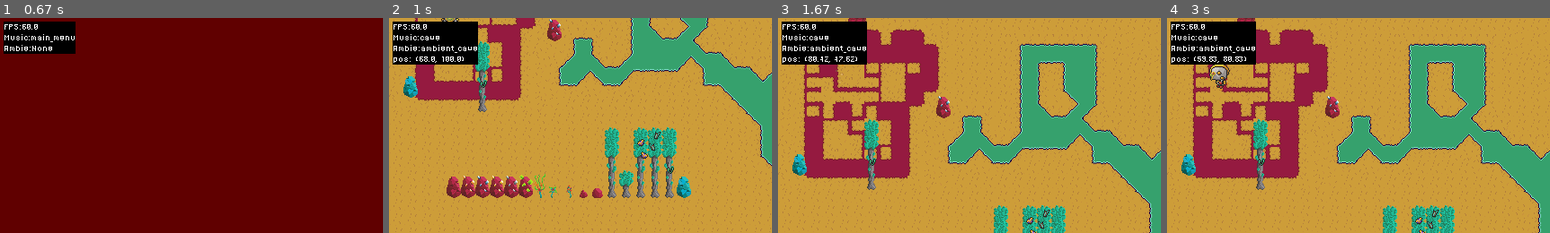
Above: before the commit, frames 1-4 (left to right).
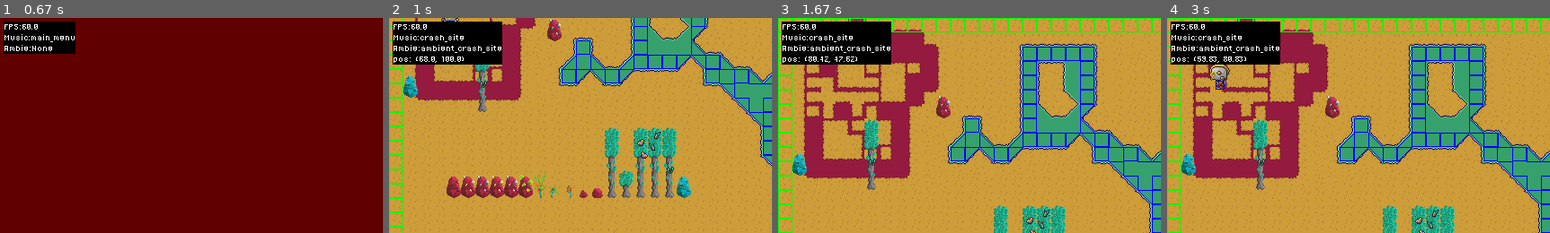
Above: after the commit, the same moments.

Repository: VantaTree/ChronoPilots
Game: pygame game, started from main.py
The game is run twice, just before and just after one commit, with the same random seed, the same clock (stepped at 60 frames per second) and the same inputs.
Inputs:
- Up to frame 1 (0.67 s): click "START" at 0.38 s
- Up to frame 2 (1 s): tap Esc at 0.67 s
- Up to frame 3 (1.67 s): hold W 1-1.47 s; hold D from 1.5 s (still down)
- Up to frame 4 (3 s): release D at 1.97 s; hold A 2-2.53 s; hold S 2.57-2.87 s; hold A from 2.9 s (still down)

Frame 1 is identical in both runs. In frame 2, 3.6% of the frame differs, in the area x 0-100%, y 0-100%; in frame 3, 5.4%; in frame 4, 5.5%.

Commit message:
added water tile collision debug

Diff:
--- a/data/map/bug_test.tmx
+++ b/data/map/bug_test.tmx
@@ -100,20 +100,20 @@
   <object id="66" gid="147" x="112" y="464" width="32" height="32"/>
   <object id="67" gid="148" x="160" y="464" width="32" height="32"/>
  </objectgroup>
- <layer id="1" name="collision" width="32" height="32" visible="0">
+ <layer id="1" name="collision" width="32" height="32">
   <data encoding="csv">
 122,122,122,122,122,122,122,122,122,122,122,122,122,122,122,122,122,122,122,122,122,122,122,122,122,122,122,122,122,122,122,122,
 122,121,121,121,121,121,121,121,121,121,121,121,121,121,121,121,121,121,121,121,121,121,121,121,121,121,121,121,121,121,121,122,
 122,121,121,121,121,121,121,121,121,121,121,121,121,121,121,121,121,123,123,123,123,123,121,121,121,121,121,121,121,121,121,122,
-122,121,121,121,121,121,121,121,121,121,121,121,121,121,121,121,121,123,121,121,123,123,121,121,121,121,121,121,121,121,121,122,
-122,121,121,121,121,121,121,121,121,121,121,121,121,121,121,121,121,123,121,121,123,123,121,121,121,121,121,121,121,121,121,122,
-122,121,121,121,121,121,121,121,121,121,121,121,121,121,121,121,121,123,121,121,128,123,121,121,121,121,121,121,121,121,121,122,
-122,121,121,121,121,121,121,121,121,121,121,121,121,121,121,121,121,123,126,121,125,127,121,121,121,121,121,121,121,121,121,122,
-122,121,121,121,121,121,121,121,121,121,121,121,121,123,121,121,121,123,123,123,123,126,121,121,121,121,121,121,121,121,121,122,
-122,121,121,121,121,121,121,121,121,121,121,121,125,123,126,121,125,123,123,123,127,128,123,126,121,121,121,121,121,121,121,122,
-122,121,121,121,121,121,121,121,121,121,121,121,123,127,128,123,127,121,121,121,121,121,123,123,123,126,125,123,123,121,121,122,
-122,121,121,121,121,121,121,121,121,121,121,121,121,121,121,121,121,121,121,121,121,121,121,128,123,123,123,127,121,121,121,122,
-122,121,121,121,121,121,121,121,121,121,121,121,121,121,121,121,121,121,121,121,121,121,121,121,128,123,123,121,121,121,121,122,
+122,121,121,121,121,121,121,121,121,121,121,121,121,121,121,121,121,123,121,121,121,123,121,121,121,121,121,121,121,121,121,122,
+122,121,121,121,121,121,121,121,121,121,121,121,121,121,121,121,121,123,121,121,121,123,121,121,121,121,121,121,121,121,121,122,
+122,121,121,121,121,121,121,121,121,121,121,121,121,121,121,121,121,123,121,121,121,123,121,121,121,121,121,121,121,121,121,122,
+122,121,121,121,121,121,121,121,121,121,121,121,121,121,121,121,121,123,121,121,121,127,121,121,121,121,121,121,121,121,121,122,
+122,121,121,121,121,121,121,121,121,121,121,121,121,123,121,121,121,123,121,121,121,126,121,121,121,121,121,121,121,121,121,122,
+122,121,121,121,121,121,121,121,121,121,121,121,125,121,126,121,125,123,123,123,127,128,123,126,121,121,121,121,121,121,121,122,
+122,121,121,121,121,121,121,121,121,121,121,121,123,127,128,123,127,121,121,121,121,121,123,121,123,126,125,123,123,121,121,122,
+122,121,121,121,121,121,121,121,121,121,121,121,121,121,121,121,121,121,121,121,121,121,121,128,121,121,121,127,121,121,121,122,
+122,121,121,121,121,121,121,121,121,121,121,121,121,121,121,121,121,121,121,121,121,121,121,121,128,121,123,121,121,121,121,122,
 122,121,121,121,121,121,121,121,121,121,121,121,121,121,121,121,121,121,121,121,121,121,121,121,121,128,123,121,121,121,121,122,
 122,121,121,121,121,121,121,121,121,121,121,121,121,121,121,121,121,121,121,121,121,121,121,121,121,121,123,126,121,121,121,122,
 122,121,121,121,121,121,121,121,121,121,121,121,121,121,121,121,121,121,121,121,121,121,121,121,121,121,123,123,121,121,121,122,
--- a/modules/game.py
+++ b/modules/game.py
@@ -122,9 +122,12 @@
                 else:
                     target_music = "plains"
                     target_amb = "ambient_plains"
-            else:
+            elif self.level.map_type == "terrain":
                 target_music = "cave"
                 target_amb = "ambient_cave"
+            else:
+                target_music = "crash_site"
+                target_amb = "ambient_crash_site"
 
             if self.master.music.current_track != target_music:
                 self.master.music.change_track(target_music)
--- a/modules/level.py
+++ b/modules/level.py
@@ -168,12 +168,27 @@
                     self.screen.blit(image, (x*TILESIZE + self.master.offset.x, y*TILESIZE + self.master.offset.y - image.get_height() + TILESIZE))
 
 
-        # for y in range(self.size[1]):
-        #     for x in range(self.size[0]):
-
-        #         if not self.collision[y][x]: continue
-
-        #         pygame.draw.rect(self.screen, "green", (x*16+self.master.offset.x, y*16+self.master.offset.y, 16, 16), 1)
+        for y in range(self.size[1]):
+            for x in range(self.size[0]):
+
+                cell =  self.collision[y][x]
+                if not cell: continue
+                if cell == 1:
+                    pygame.draw.rect(self.screen, "green", (x*16+self.master.offset.x, y*16+self.master.offset.y, 16, 16), 1)
+                elif cell == 2:
+                    pygame.draw.rect(self.screen, "blue", (x*16+self.master.offset.x, y*16+self.master.offset.y, 16, 16), 1)
+                elif cell == 4:
+                    pygame.draw.polygon(self.screen, 'blue', ( ((x*TILESIZE, y*TILESIZE+TILESIZE)+self.master.offset).xy,
+                    ((x*TILESIZE+TILESIZE, y*TILESIZE+TILESIZE)+self.master.offset).xy, ((x*TILESIZE+TILESIZE, y*TILESIZE)+self.master.offset).xy ), 1)
+                elif cell == 5:
+                    pygame.draw.polygon(self.screen, 'blue', ( ((x*TILESIZE, y*TILESIZE+TILESIZE)+self.master.offset).xy,
+                    ((x*TILESIZE+TILESIZE, y*TILESIZE+TILESIZE)+self.master.offset).xy, ((x*TILESIZE, y*TILESIZE)+self.master.offset).xy ), 1)
+                elif cell == 6:
+                    pygame.draw.polygon(self.screen, 'blue', ( ((x*TILESIZE, y*TILESIZE+TILESIZE)+self.master.offset).xy,
+                    ((x*TILESIZE, y*TILESIZE)+self.master.offset).xy, ((x*TILESIZE+TILESIZE, y*TILESIZE)+self.master.offset).xy ), 1)
+                elif cell == 7:
+                    pygame.draw.polygon(self.screen, 'blue', ( ((x*TILESIZE, y*TILESIZE)+self.master.offset).xy,
+                    ((x*TILESIZE+TILESIZE, y*TILESIZE)+self.master.offset).xy, ((x*TILESIZE+TILESIZE, y*TILESIZE+TILESIZE)+self.master.offset).xy ), 1)
 
     def draw_fg(self):
 
--- a/modules/player.py
+++ b/modules/player.py
@@ -337,7 +337,7 @@
 
         if self.dying: return
         self.screen.blit(self.image, self.rect.topleft + self.master.offset)
-        # pygame.draw.rect(self.screen, "blue", (self.hitbox.x+self.master.offset.x, self.hitbox.y+self.master.offset.y, self.hitbox.width, self.hitbox.height), 1)
+        pygame.draw.rect(self.screen, "blue", (self.hitbox.x+self.master.offset.x, self.hitbox.y+self.master.offset.y, self.hitbox.width, self.hitbox.height), 1)
 
     def update(self):
 
